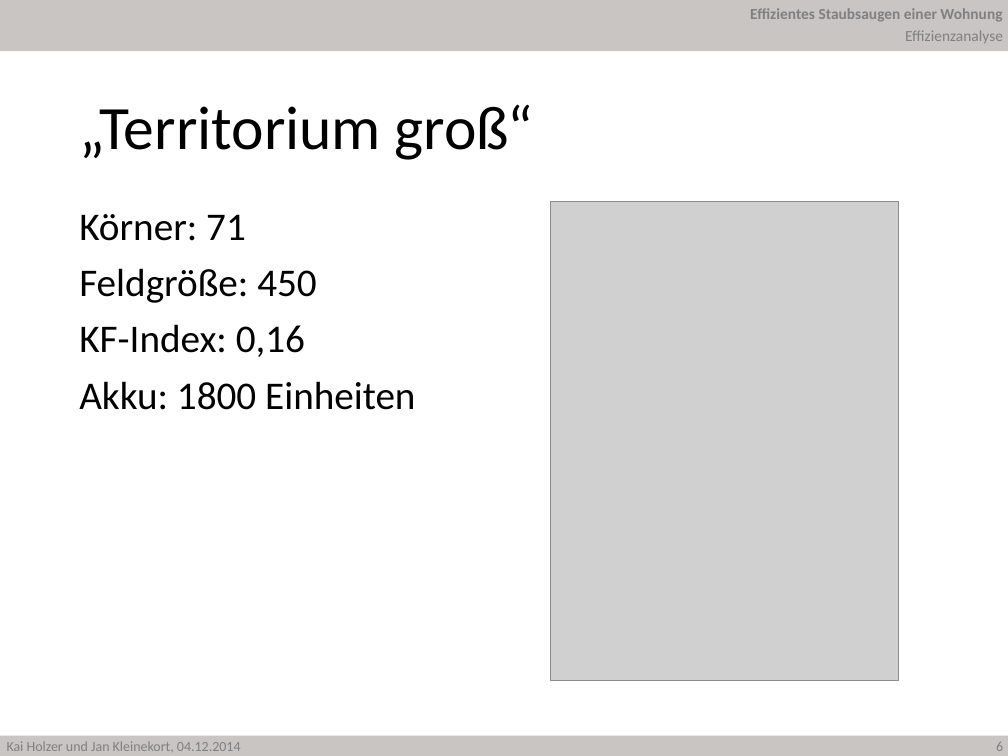
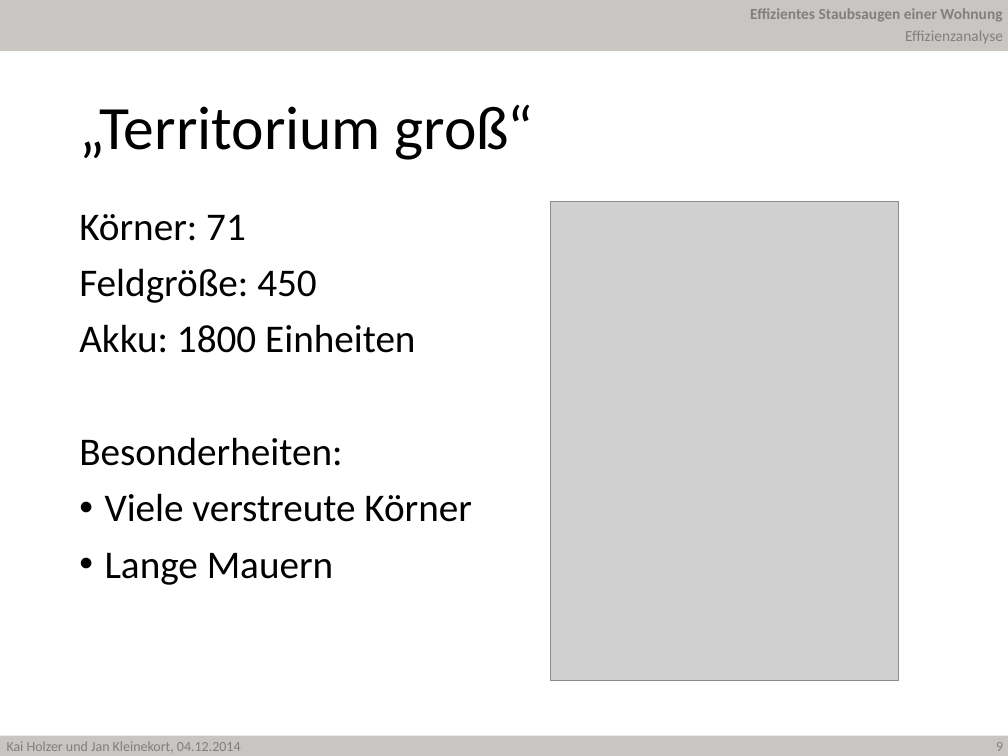
Before and after one commit to JanKl/Hamster, a slide deck: slide 9 of Präsentation/Hamster Holzer Kleinekort.pptx (slide 6 before the commit). Drawn at 1008x756 pixels with LibreOffice and Linux fonts; fonts in the diff are those of the drawing; grey boxes stand for pictures; background and template pictures are left out. Boxes give left, top, right and bottom in pixels: in the first picture for what was removed or moved away, otherwise in the second. Text is boxed around its words. In the diff, an @@ line names an element or a change of style, - is before the commit and + after.

```diff
--- a/Präsentation/Hamster Holzer Kleinekort.pptx
+++ b/Präsentation/Hamster Holzer Kleinekort.pptx
@@ text at [79,324,305,357]: paragraph removed @@
-KF-Index: 0,16
@@ text at [79,437,472,585]: paragraphs added @@
+Besonderheiten:
+• Viele verstreute Körner
+• Lange Mauern
@@ page number at [996,742,1003,751]: text changed @@
-6
+9
```
Also in this commit, not shown: 6 other slides changed, 8 slides added, 4 other files.
